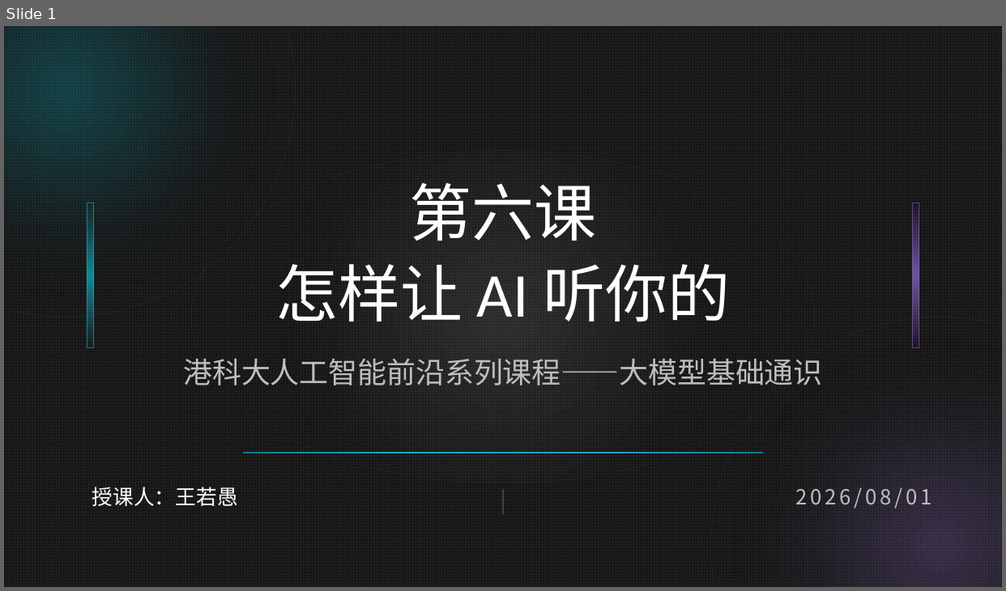
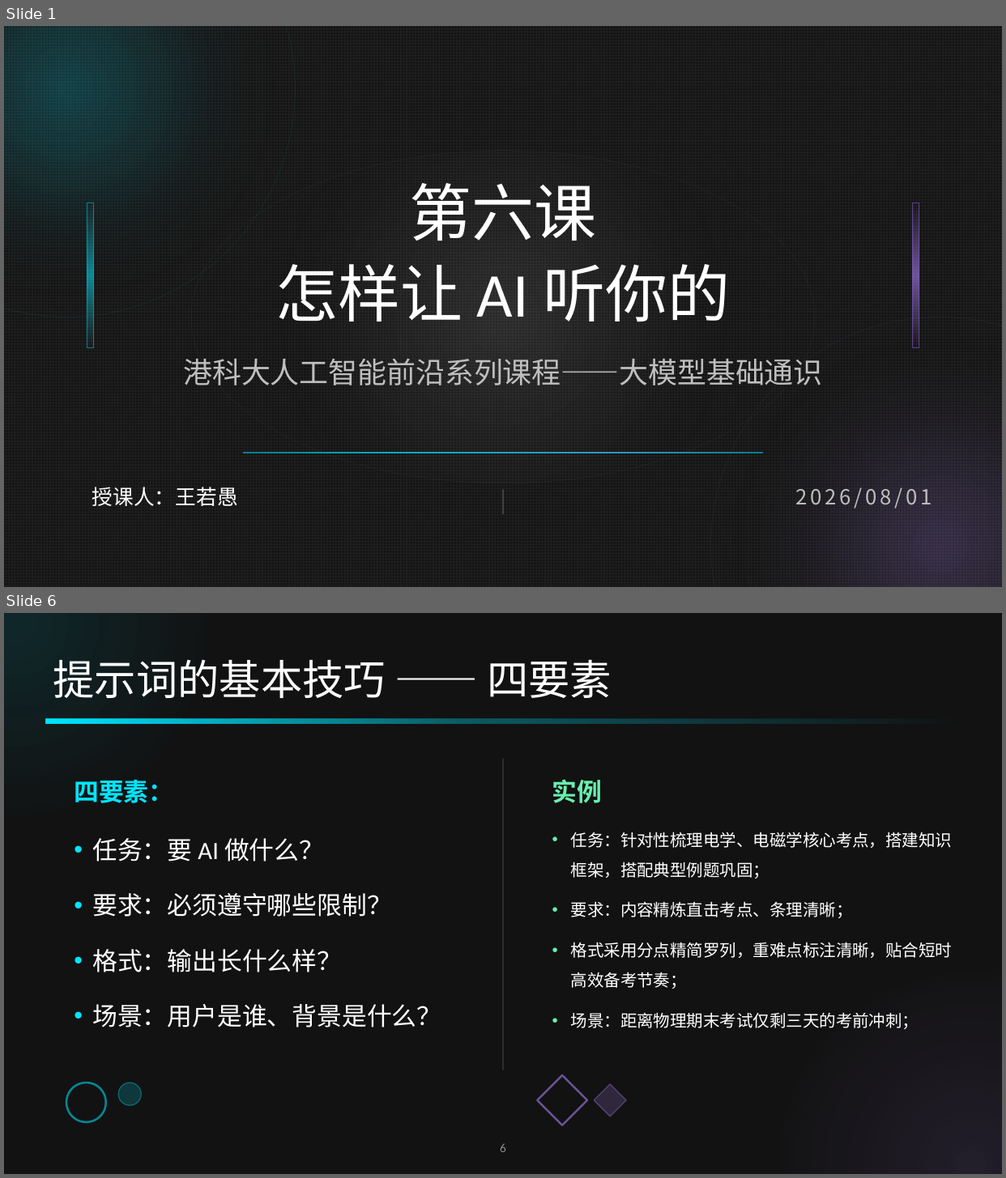
Before and after one commit to TramsWang/Intro2AITechs, a slide deck: 1-基础通识部分/8课时/第6课.pptx. Shown one above the other, each under a label of ours: slide 1 before the commit, slides 1 and 6 after it; the slides between them are not shown. The pictures are 1006x591 and 1006x1178 pixels, drawn with LibreOffice and Linux fonts; fonts in the diff are those of the drawing. Boxes give left, top, right and bottom in pixels: in the first picture for what was removed or moved away, otherwise in the second. Text is boxed around its words. In the diff, an @@ line names an element or a change of style, - is before the commit and + after.

```diff
--- a/1-基础通识部分/8课时/第6课.pptx
+++ b/1-基础通识部分/8课时/第6课.pptx
@@ slide 6 added at (4,613,1002,1174), background #121212 @@
@@ ellipse added at (4,613,212,821), fill gradient #00E5FF @@
@@ title added at (53,660,612,698), 40 pt, text #FFFFFF @@
+提示词的基本技巧 —— 四要素
@@ rounded rectangle added at (46,719,961,724), fill gradient #00E5FF @@
@@ line added from (503, 758) to (503, 1071), #FFFFFF 1 pt @@
@@ text added at (74,779,173,803), 24 pt, text #00E5FF, bold @@
+四要素：
@@ text added at (552,779,603,803), 24 pt, text #69F0AE, bold @@
+实例
@@ text added at (92,838,441,1028), 24 pt, text #FFFFFF @@
+• 任务：要 AI 做什么？
+• 要求：必须遵守哪些限制？
+• 格式：输出长什么样？
+• 场景：用户是谁、背景是什么？
@@ text added at (571,832,953,1029), 16 pt, text #FFFFFF @@
+• 任务：针对性梳理电学、电磁学核心考点，搭建知识框架，搭配典型例题巩固；
+• 要求：内容精炼直击考点、条理清晰；
+• 格式采用分点精简罗列，重难点标注清晰，贴合短时高效备考节奏；
+• 场景：距离物理期末考试仅剩三天的考前冲刺；
@@ ellipse added at (774,966,1002,1174), fill gradient #B388FF @@
@@ ellipse added at (66,1083,106,1122), outline #00E5FF 2 pt @@
@@ ellipse added at (118,1083,142,1106), fill #00E5FF at 18% opacity, outline #00E5FF 1 pt @@
@@ rounded rectangle added at (537,1076,587,1126), outline #B388FF 2 pt @@
@@ rounded rectangle added at (594,1084,626,1117), fill #B388FF at 18% opacity, outline #B388FF 1 pt @@
@@ page number added at (500,1144,506,1152), 12 pt, text #8C8C8C @@
+6
```
Also in this commit, not shown: 13 slides changed, 3 other slides added, 20 other files.
